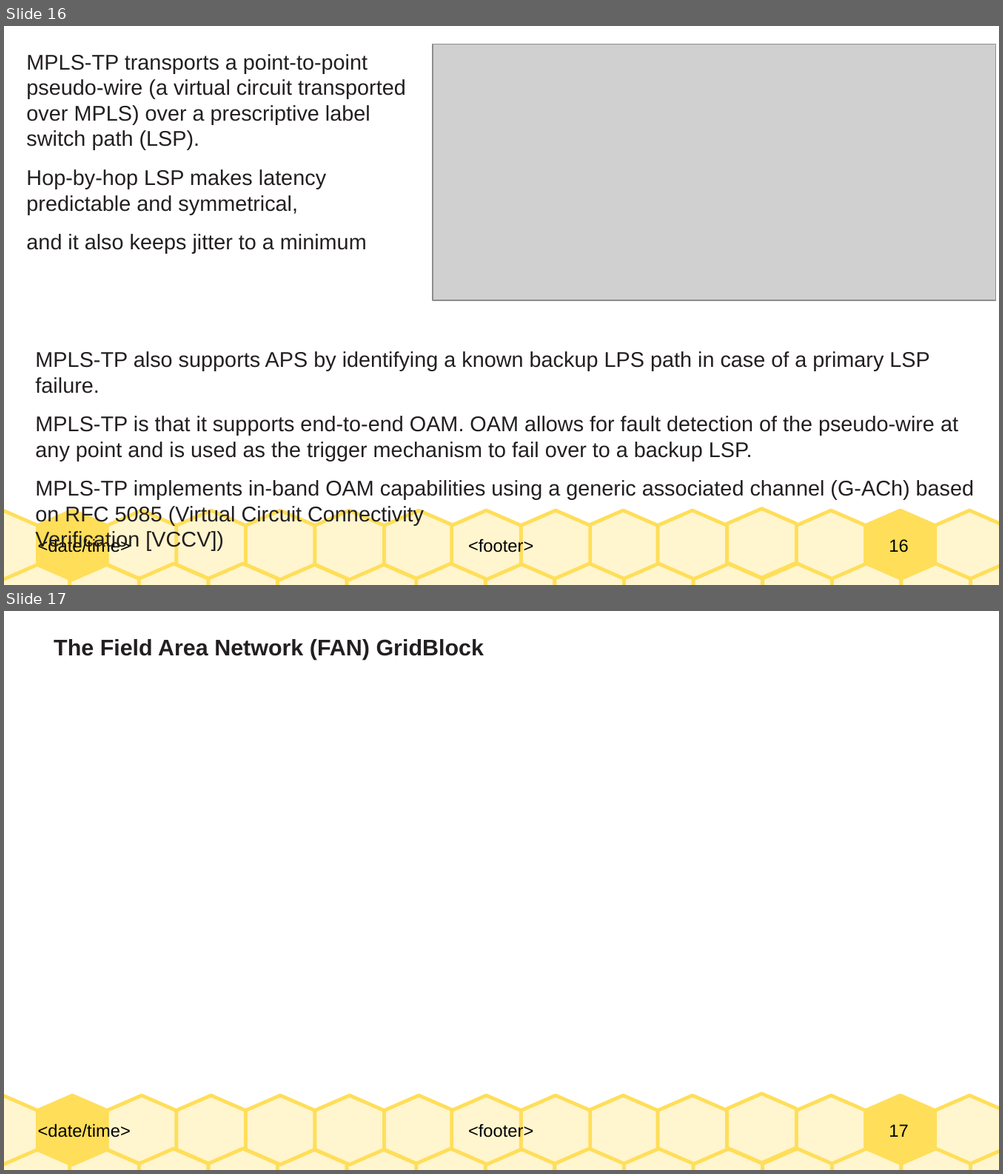
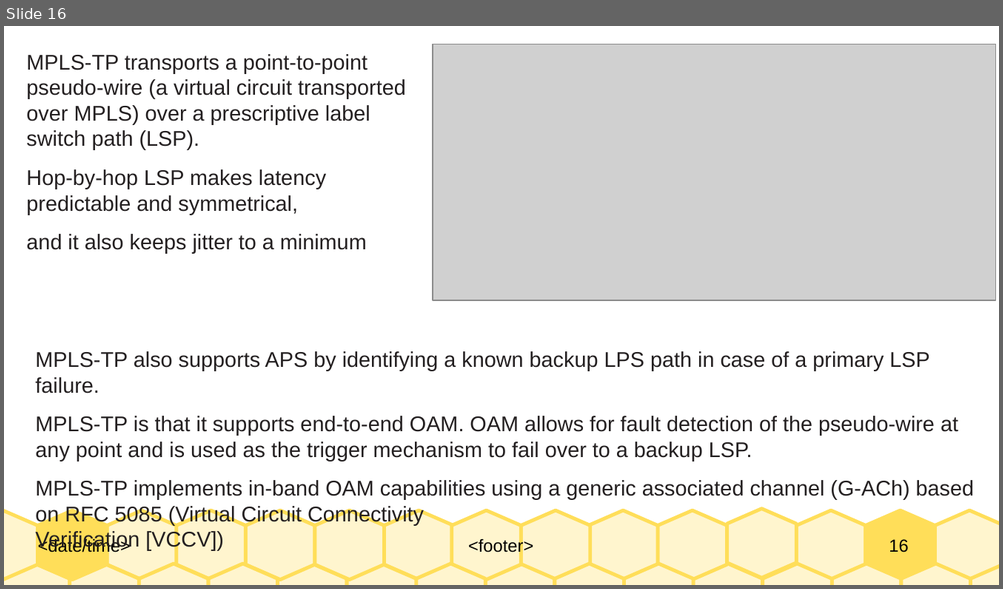
Before and after one commit to Dihfahsih1/Masters-Software-Engineering, a slide deck: yr-sem1/IoT/chapter-11-summary.odp. Shown one above the other, each under a label of ours: slides 16 and 17 before the commit, slide 16 after it. The pictures are 1003x1174 and 1003x589 pixels, drawn with LibreOffice and Linux fonts; fonts in the diff are those of the drawing; grey boxes stand for pictures. Boxes give left, top, right and bottom in pixels: in the first picture for what was removed or moved away, otherwise in the second. Text is boxed around its words. In the diff, an @@ line names an element or a change of style, - is before the commit and + after.

```diff
--- a/yr-sem1/IoT/chapter-11-summary.odp
+++ b/yr-sem1/IoT/chapter-11-summary.odp
@@ slide 17 removed at [4,611,999,1170], background #FFFFFF; not listed: 33 template elements that a slide beside it also shows @@
@@ text removed at [54,639,484,660] @@
-The Field Area Network (FAN) GridBlock
```
Also in this commit, not shown: 1 slide changed, 16 slides added, 1 other file.
